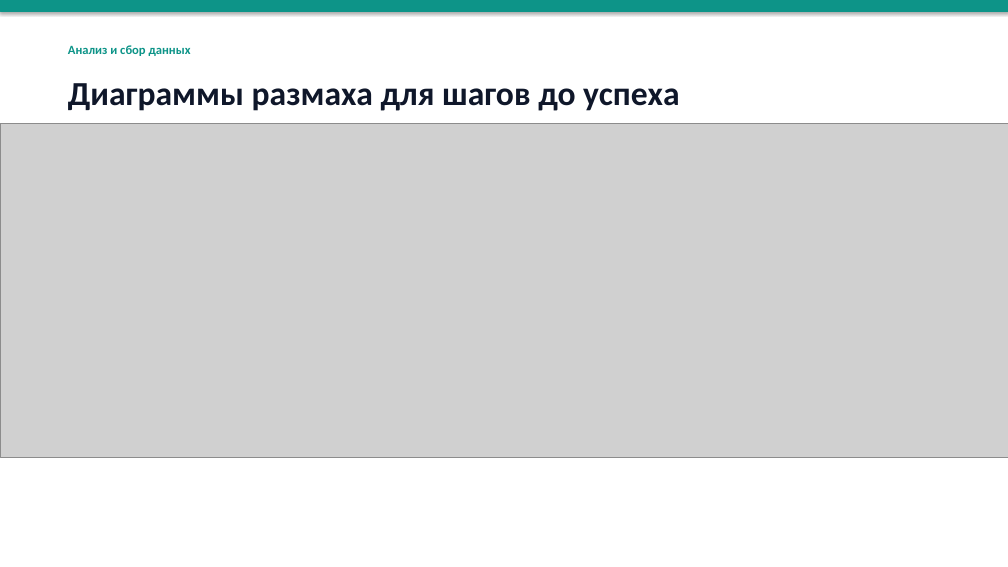
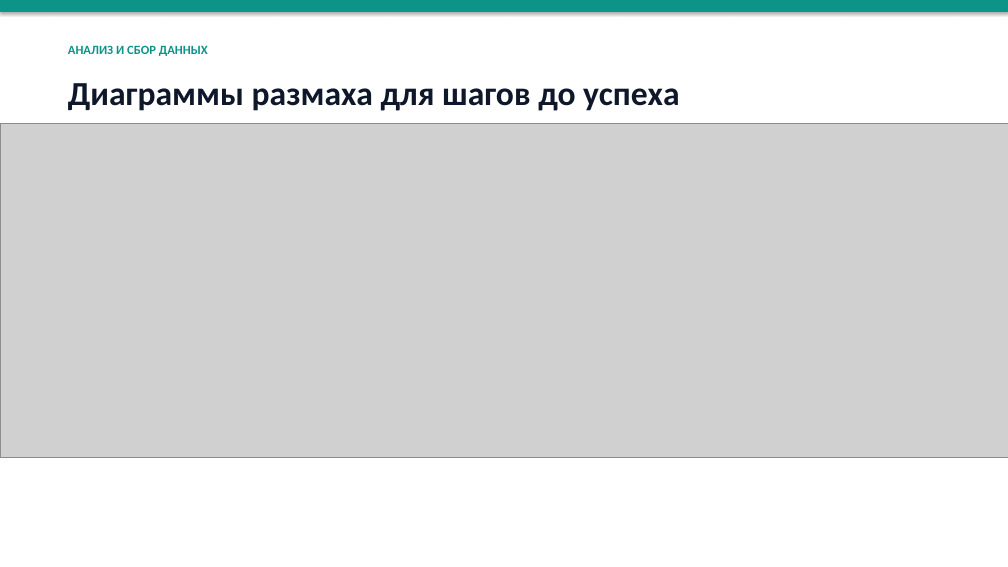
Before and after one commit to UWU-Sharky/DeepLearning, a slide deck: slide 6 of Презентация по RL.pptx. Drawn at 1008x567 pixels with LibreOffice and Linux fonts; fonts in the diff are those of the drawing; grey boxes stand for pictures. Boxes give left, top, right and bottom in pixels: in the first picture for what was removed or moved away, otherwise in the second. Text is boxed around its words. In the diff, an @@ line names an element or a change of style, - is before the commit and + after.

```diff
--- a/Презентация по RL.pptx
+++ b/Презентация по RL.pptx
@@ text at (68,45,208,56): text changed @@
-Анализ и сбор данных
+АНАЛИЗ И СБОР ДАННЫХ
```
Also in this commit, not shown: 1 other slide changed.
